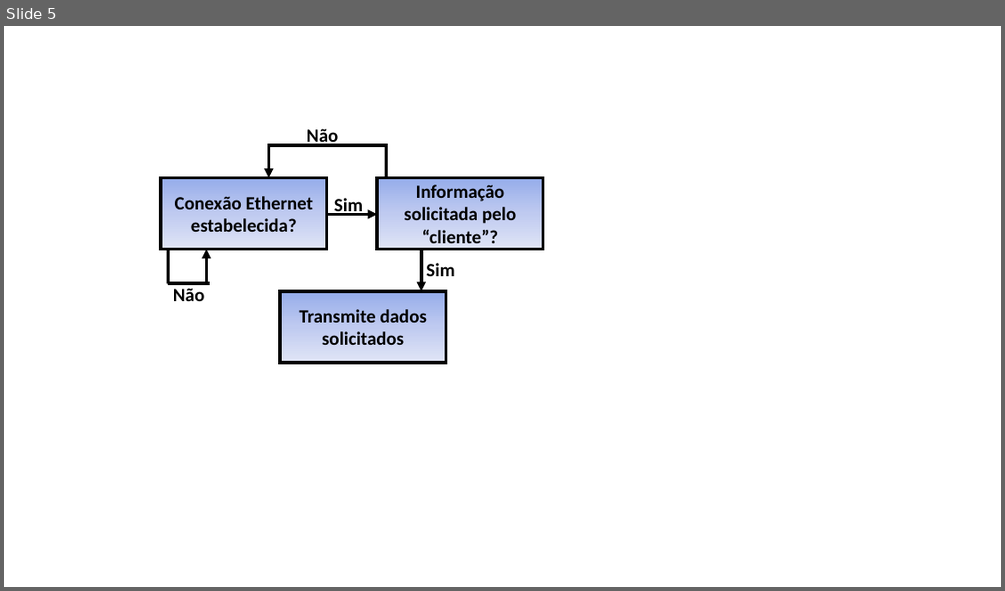
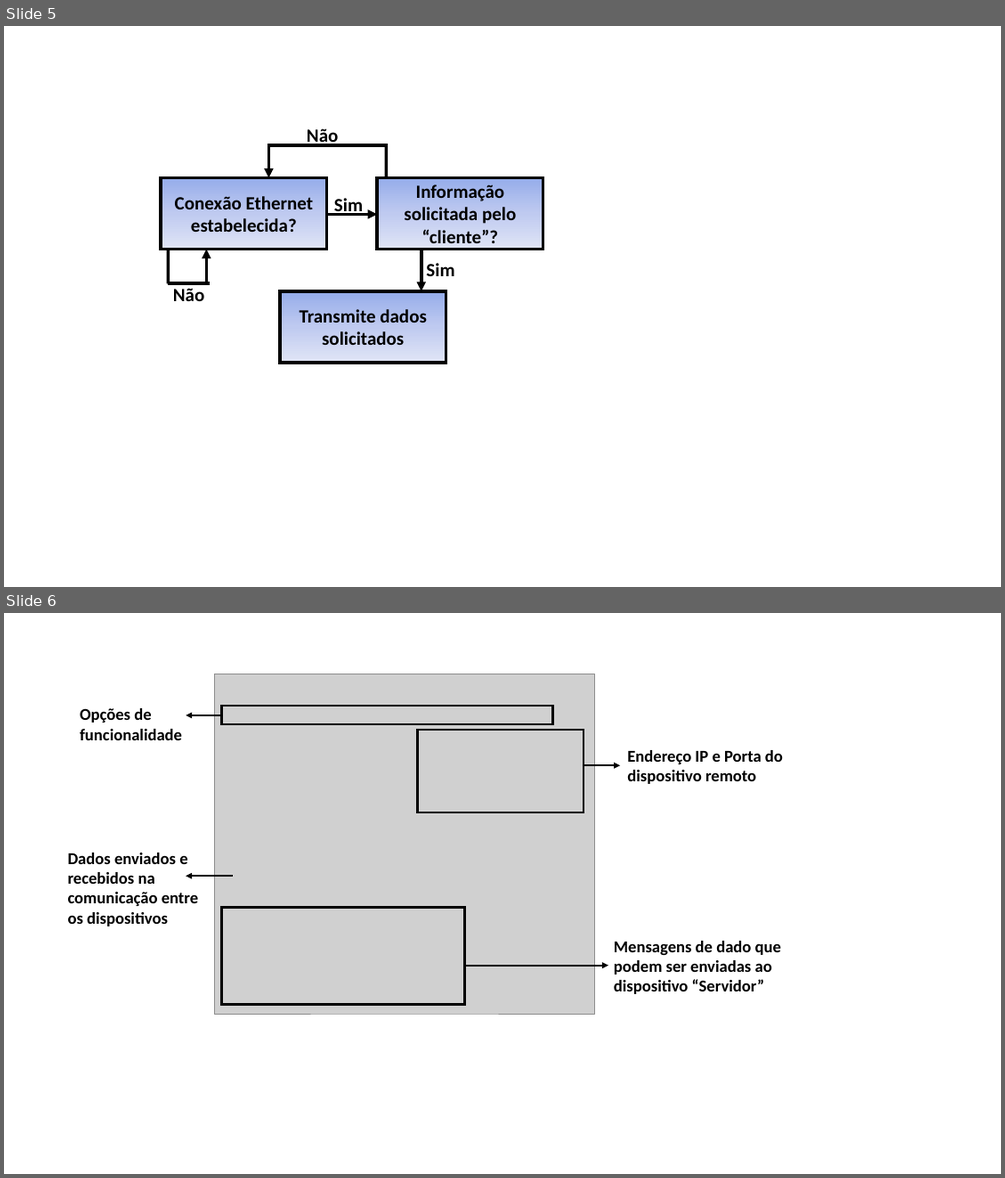
Before and after one commit to GrazianoGabriel/TCC---Trabalho-Final, a slide deck: Figuras/Presentation1.pptx. Shown one above the other, each under a label of ours: slide 5 before the commit, slides 5 and 6 after it. The pictures are 1005x591 and 1005x1178 pixels, drawn with LibreOffice and Linux fonts; fonts in the diff are those of the drawing; grey boxes stand for pictures. Boxes give left, top, right and bottom in pixels: in the first picture for what was removed or moved away, otherwise in the second. Text is boxed around its words. In the diff, an @@ line names an element or a change of style, - is before the commit and + after.

```diff
--- a/Figuras/Presentation1.pptx
+++ b/Figuras/Presentation1.pptx
@@ slide 6 added at [4, 613, 1001, 1174], background #FFFFFF @@
@@ picture added at [215, 674, 595, 1013] @@
@@ text added at [80, 708, 182, 740], 16 pt, text #000000, bold @@
+Opções de funcionalidade
@@ arrow added from (222, 715) to (186, 715), #000000 1.5 pt @@
@@ rectangle added at [222, 706, 553, 724], outline #000000 2.25 pt @@
@@ rectangle added at [418, 730, 583, 812], outline #000000 2.25 pt @@
@@ arrow added from (583, 765) to (620, 765), #000000 1.5 pt @@
@@ text added at [627, 750, 783, 784], 16 pt, text #000000, bold @@
+Endereço IP e Porta do dispositivo remoto
@@ text added at [68, 852, 198, 926], 16 pt, text #000000, bold @@
+Dados enviados e recebidos na comunicação entre os dispositivos
@@ arrow added from (233, 876) to (186, 876), #000000 1.5 pt @@
@@ rectangle added at [222, 908, 465, 1004], outline #000000 2.25 pt @@
@@ text added at [614, 941, 781, 994], 16 pt, text #000000, bold @@
+Mensagens de dado que podem ser enviadas ao dispositivo “Servidor”
@@ arrow added from (465, 965) to (608, 965), #000000 1.5 pt @@
```
Also in this commit, not shown: 3 other slides added, 20 other files.
